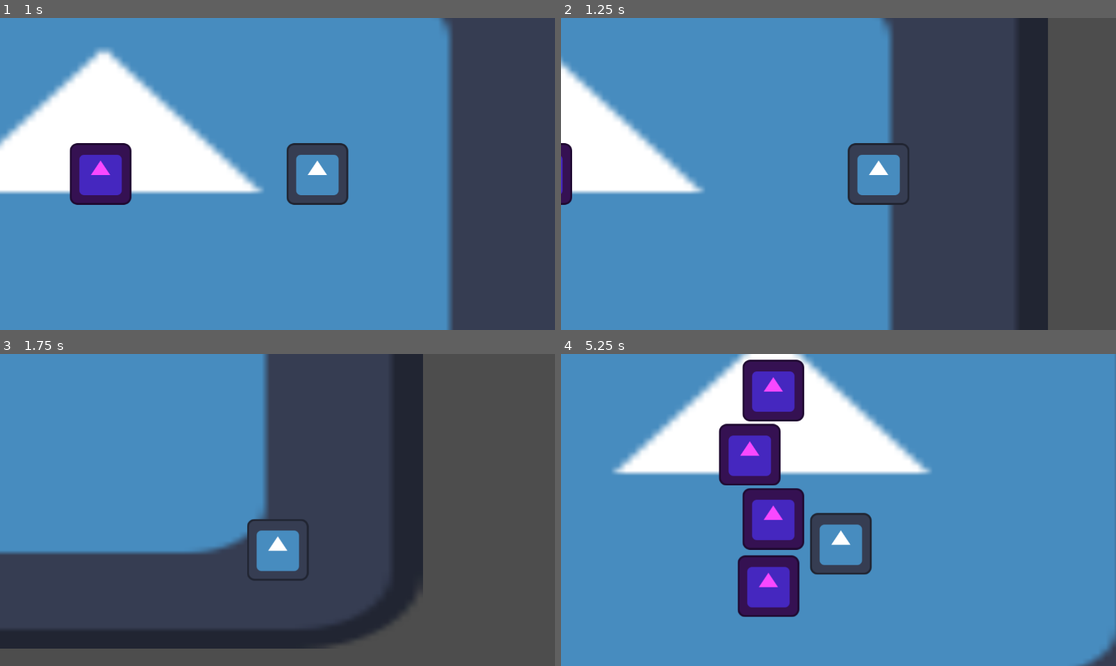
Above: before the commit, frames 1-4 (two rows, left to right).
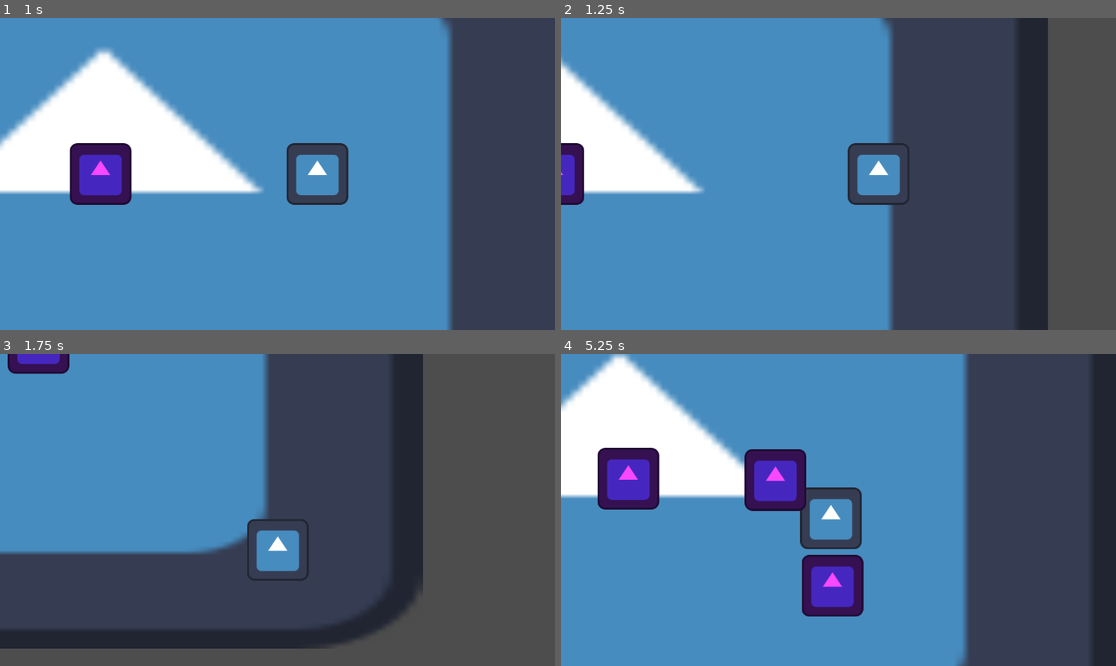
Above: after the commit, the same moments.

Repository: PixelSaver/it-gets-worse
Game: Godot game, scene res://Scenes/main.tscn
Same seed, same stepped clock (60 frames per second), same inputs: the game is played once before the commit and once after it. The engine's default icon, where the game draws it, is replaced by a stand-in: a white triangle on a blue panel in a dark square.
Inputs:
- Up to frame 1 (1 s): tap Enter at 0.5 s; hold D (right) from 0.53 s (still down)
- Up to frame 2 (1.25 s): keep holding D (right)
- Up to frame 3 (1.75 s): release D (right) at 1.28 s; hold S (down) from 1.28 s (still down)
- Up to frame 4 (5.25 s): release S (down) at 2.03 s; hold D (right) 2.03-2.78 s; hold W (up) 2.78-3.53 s; hold A (left) 3.53-5.03 s; hold S (down) from 5.03 s (still down)

Frame 1 is identical in both runs. In frame 2, 0.7% of the frame differs, in the area x 0-5%, y 40-60%; in frame 3, 0.7%; in frame 4, 57%, in the area x 0-100%, y 0-100%.

Commit message:
enemy and player collisions make sense

Diff:
--- a/Scenes/enemy.tscn
+++ b/Scenes/enemy.tscn
@@ -11,6 +11,7 @@
 radius = 80.0
 
 [node name="Enemy" type="RigidBody2D"]
+mass = 0.001
 gravity_scale = 0.0
 lock_rotation = true
 script = ExtResource("1_1f0kj")
--- a/Scripts/enemy.gd
+++ b/Scripts/enemy.gd
@@ -1,5 +1,13 @@
 extends RigidBody2D
 class_name Enemy
 
+var enemy_speed : float = 1
+
 func _ready() -> void:
 	Global.enemy_list.append(self)
+
+func _integrate_forces(state: PhysicsDirectBodyState2D) -> void:
+
+	if Global.player:
+		var dir_to_player = self.global_position.direction_to(Global.player.global_position)
+		state.apply_force(dir_to_player*enemy_speed)
--- a/Scripts/player.gd
+++ b/Scripts/player.gd
@@ -14,3 +14,9 @@
 		velocity= Vector2(move_toward(velocity.x, 0, player_speed), move_toward(velocity.y, 0, player_speed))
 
 	move_and_slide()
+	for i in get_slide_collision_count():
+		var collision = get_slide_collision(i)
+		var collider = collision.get_collider()
+
+		if collider is RigidBody2D:
+			collider.apply_central_impulse(-collision.get_normal() * .03)
--- a/project.godot
+++ b/project.godot
@@ -18,6 +18,10 @@
 [autoload]
 
 Global="*res://Scripts/global.gd"
+
+[editor_plugins]
+
+enabled=PackedStringArray("res://addons/godot_super-wakatime/plugin.cfg")
 
 [global_group]
 
